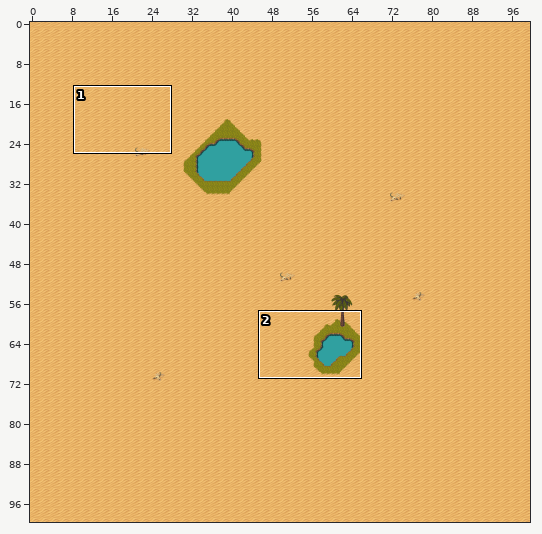
Level history. Tiled map (JSON): assets/maps/Desert.json. The first picture is a wide view before the edit; the outline marks the close-up.
Close-up. First the earlier version:
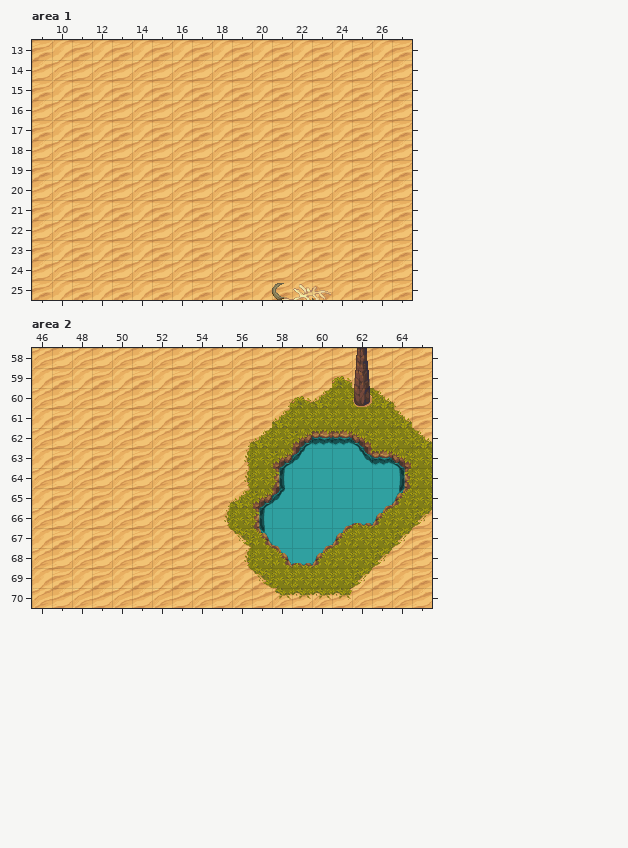
Cells are 24x24 px. Shown: area 1 x 9..27, y 13..25; area 2 x 46..65, y 58..70. The commit also changed other parts of the map, which this record leaves out.
After:
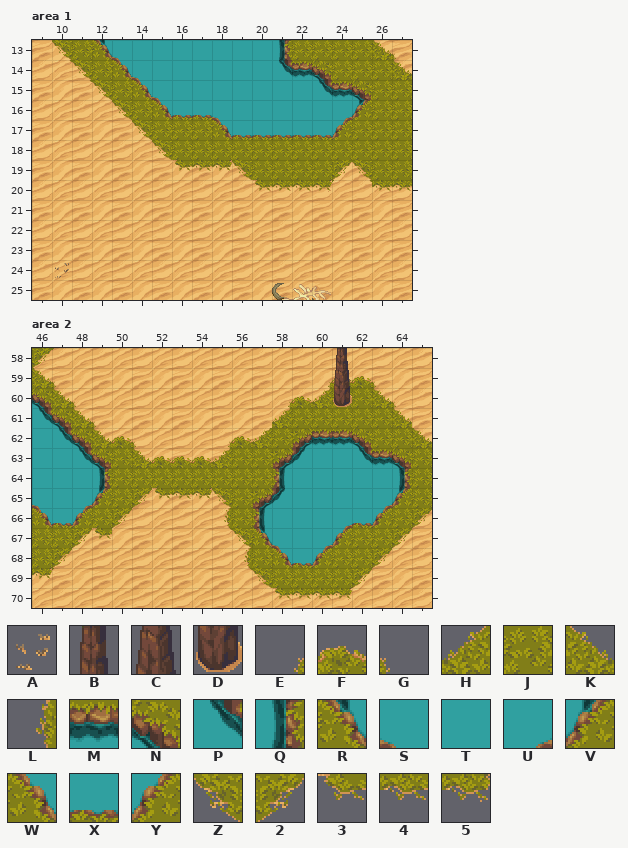
Key: from "Desert Tileset": A 178, B 277, C 293, D 309, E 353, F 354, G 355, H 369, J 370, K 371, L 384, M 386, N 387, P 403, Q 404, R 416, S 417, T 418, U 419, V 420, W 433, X 434, Y 435, Z 449, 2 451, 3 466, 4 467, 5 468.
_ is an empty cell, # one hidden under a higher layer.
Tiles replaced or removed in this view: B, C, D, E, H, J, L.
Change:
Changed rows in their new state; . is an unchanged cell.
Layer "Collision", area 1:
first column x 10:
13 ZJRSTTTTTTTQJJJJKG
14 .ZJWSTTTTTTPMNJJJK
15 ..ZJWSTTTTTTTPMNJJ
16 ...ZJWXXSTTTTTUVJJ
17 ....ZJJJWXXXXXYJJJ
18 .....ZJJJJJJJJJJJJ
19 ......345ZJJJJ2ZJJ
20 ..........3445..44
first column x 10:
24 A
Layer "Ground", area 2:
first column x 62:
60 #
Layer "Collision", area 2:
first column x 46:
58 2..............._.
59 KG............E.FG
60 NKG.............J.
61 PNKG..............
62 TPNKFG...EF.......
63 TTPNJKFFFHJ.......
64 TTTQJJJJJJJ.......
65 STUVJ2345ZJ.......
66 WXYJ2.............
67 JJ23..............
68 J2................
69 5.................
Layer "Trees", area 2:
first column x 61:
58 B
59 C
60 D
Boxes around the changes in both close-ups, in picture pixels (x1, y1, x2, y2):
added: (52, 40, 412, 192)
added: (55, 263, 70, 278)
changed: (32, 348, 252, 580)
changed: (328, 348, 376, 407)
